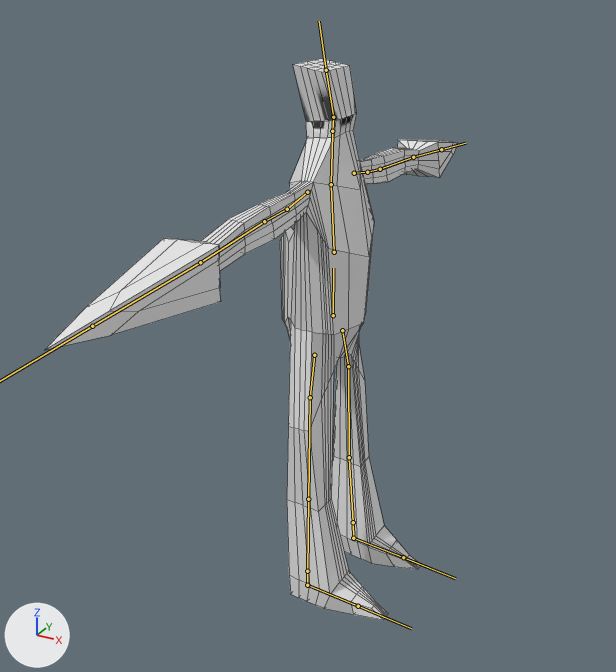
A saved change to the FBX model Characters/Enemies/Enemy one animations.fbx.
Before and after are seen from a 50 mm camera at (4.9, -9.62, 8.64) aimed at (-0.16, -0.43, 4.05). Arrows for +X, +Y and +Z are at lower left; the lights stay in place. The bones that bend it are drawn over the model as lines. Mesh edges are drawn as thin lines.
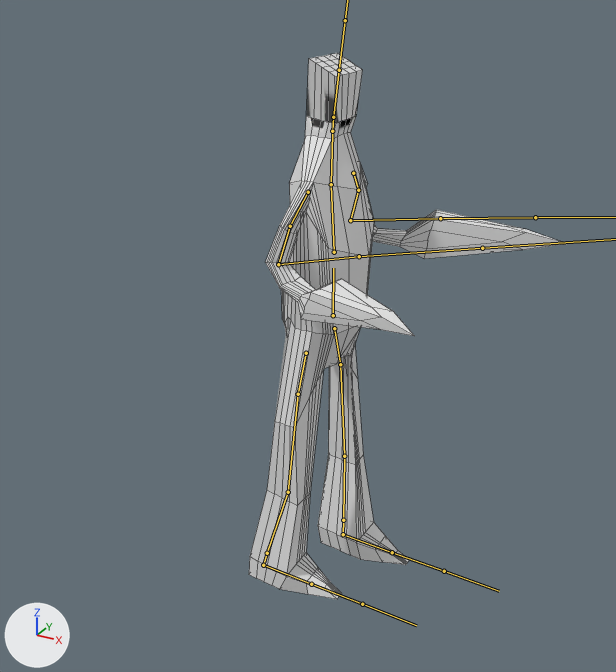
The newer file adds an action. The first version stands in its rest pose; the second is drawn at frame 8 of the action 'Armature|Armature|Armature|PokingStart|Armature|PokingStart'.

What the commit changed:
Bone 'Bone.004' (bone_bone_004) turns from (0, 0, 0) to (14, 2, -11) degrees about its own x, y and z.
Bone 'Bone.005' (bone_bone_005) turns from (0, 0, 0) to (-11, -18, -42) degrees about its own x, y and z.
Bone 'Bone.006' (bone_bone_006) turns from (0, 0, 0) to (-30, 0, 0) degrees about its own x, y and z.
Bone 'Bone.007' (bone_bone_007) turns from (0, 0, 0) to (14, 9, 120) degrees about its own x, y and z.
Bone 'Bone.009' (bone_bone_009) turns from (0, 0, 0) to (-35, 13, 2) degrees about its own x, y and z.
Bone 'Bone.010' (bone_bone_010) turns from (0, 0, 0) to (-40, 3, -1) degrees about its own x, y and z.
Bone 'Bone.011' (bone_bone_011) turns from (0, 0, 0) to (14, -10, -110) degrees about its own x, y and z.
Bone 'Bone.013' (bone_bone_013) moves from (0.0, 0.0, 0.0) to (-0.13, 0.0, 0.0).
Bone 'Bone.014' (bone_bone_014) turns from (0, 0, 0) to (0, 0, -2) degrees about its own x, y and z.
Bone 'Bone.015' (bone_bone_015) turns from (0, 0, 0) to (0, 0, 6) degrees about its own x, y and z.
Bone 'Bone.017' (bone_bone_017) turns from (0, 0, 0) to (7, 0, 0) degrees about its own x, y and z.
Bone 'Bone.018' (bone_bone_018) moves from (0.0, 0.0, 0.0) to (0.0, 0.0, 0.13).
Bone 'Bone.018' (bone_bone_018) turns from (0, 0, 0) to (5, -1, 0) degrees about its own x, y and z.
Bone 'Bone.020' (bone_bone_020) turns from (0, 0, 0) to (0, 0, -11) degrees about its own x, y and z.
Bone 'Bone.021' (bone_bone_021) turns from (0, 0, 0) to (0, 0, 4) degrees about its own x, y and z.
Bone 'Bone.022' (bone_bone_022) turns from (0, 0, 0) to (15, 0, 0) degrees about its own x, y and z.

Boxes (x1, y1, x2, y2) around the edits, measured in the pictures (616 x 672 px):
'Cube', posed (23% narrower): before (45, 59, 458, 620); after (249, 53, 567, 599)
bone 'Bone.004', root to tip: before (333, 117) to (326, 70); after (333, 117) to (339, 70)
bone 'Bone.005', root to tip: before (307, 192) to (287, 209); after (308, 192) to (290, 226)
bone 'Bone.006', root to tip: before (287, 209) to (264, 221); after (290, 226) to (278, 264)
bone 'Bone.007', root to tip: before (264, 221) to (200, 262); after (278, 264) to (359, 256)
bone 'Bone.009', root to tip: before (354, 173) to (367, 172); after (353, 173) to (358, 190)
bone 'Bone.010', root to tip: before (367, 172) to (380, 169); after (358, 190) to (350, 220)
bone 'Bone.011', root to tip: before (380, 169) to (413, 157); after (350, 220) to (440, 218)
bone 'Bone.013', root to tip: before (342, 330) to (348, 366); after (334, 328) to (340, 364)
bone 'Bone.014', root to tip: before (348, 366) to (349, 457); after (340, 364) to (344, 456)
bone 'Bone.015', root to tip: before (349, 457) to (353, 522); after (344, 456) to (343, 520)
bone 'Bone.017', root to tip: before (353, 538) to (403, 557); after (343, 534) to (392, 552)
bone 'Bone.018', root to tip: before (314, 355) to (310, 397); after (306, 353) to (298, 394)
bone 'Bone.020', root to tip: before (308, 499) to (307, 571); after (288, 492) to (267, 553)
bone 'Bone.021', root to tip: before (307, 571) to (307, 585); after (267, 553) to (263, 565)
bone 'Bone.022', root to tip: before (307, 585) to (358, 606); after (263, 565) to (311, 584)
